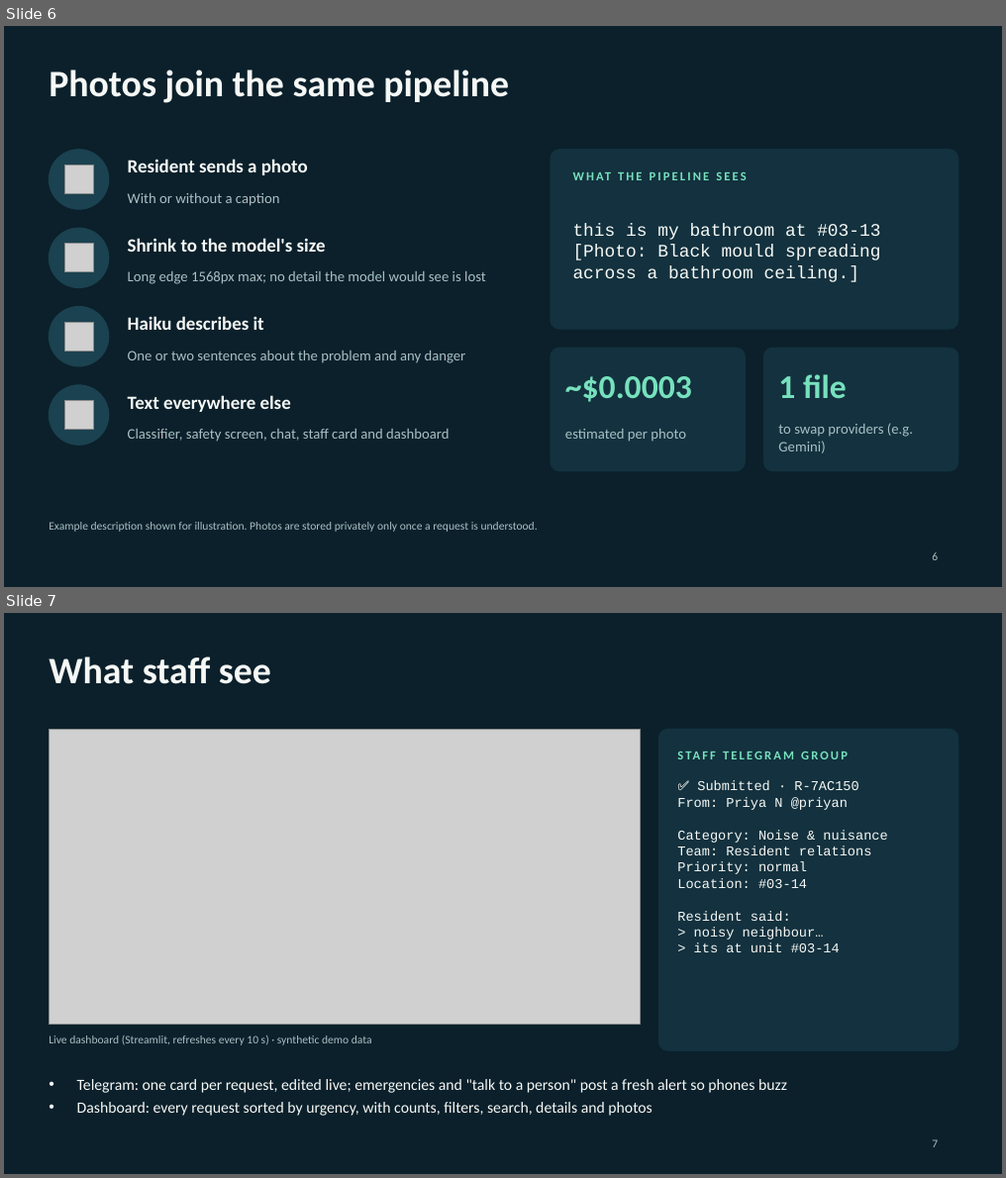
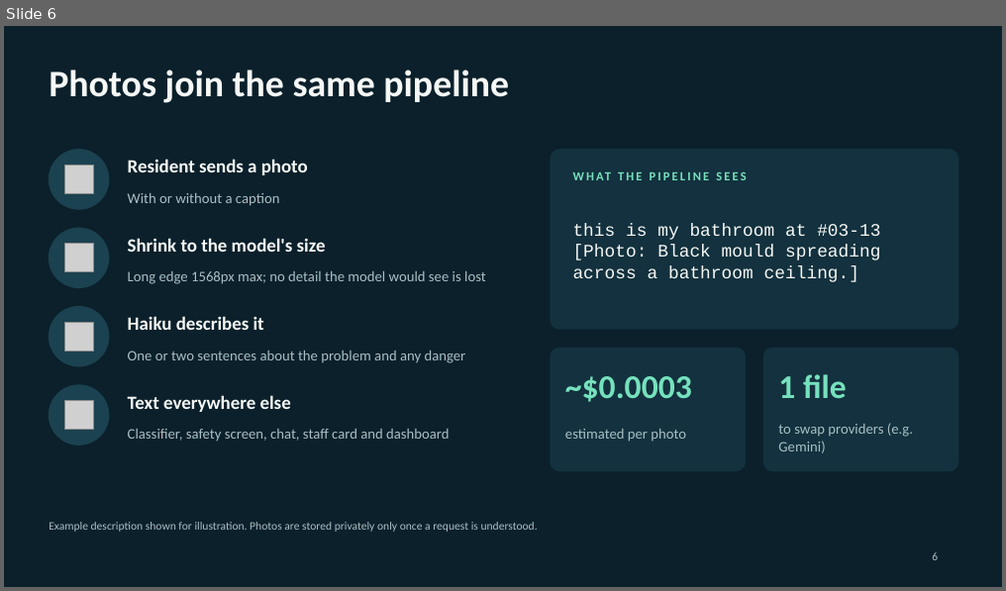
Before and after one commit to Skithrills/condo-request-classifier, a slide deck: output/slides/Condo_AI_Agent_Telegram_Bot.pptx. Shown one above the other, each under a label of ours: slides 6 and 7 before the commit, slide 6 after it. The pictures are 1006x1178 and 1006x591 pixels, drawn with LibreOffice and Linux fonts; fonts in the diff are those of the drawing; grey boxes stand for pictures. Boxes give left, top, right and bottom in pixels: in the first picture for what was removed or moved away, otherwise in the second. Text is boxed around its words. In the diff, an @@ line names an element or a change of style, - is before the commit and + after.

```diff
--- a/output/slides/Condo_AI_Agent_Telegram_Bot.pptx
+++ b/output/slides/Condo_AI_Agent_Telegram_Bot.pptx
@@ slide 7 removed at (4, 613, 1002, 1174), background #0B202B @@
@@ title removed at (49, 657, 271, 684) @@
-What staff see
@@ picture removed at (49, 729, 641, 1025) @@
@@ rounded rectangle removed at (659, 729, 958, 1051) @@
@@ text removed at (678, 744, 940, 766) @@
-STAFF TELEGRAM GROUP
@@ text removed at (677, 781, 887, 953) @@
-✅ Submitted · R-7AC150
-From: Priya N @priyan
-Category: Noise & nuisance
-Team: Resident relations
-Priority: normal
-Location: #03-14
-Resident said:
-> noisy neighbour…
-> its at unit #03-14
@@ text removed at (49, 1036, 372, 1046) @@
-Live dashboard (Streamlit, refreshes every 10 s) · synthetic demo data
@@ text removed at (77, 1079, 787, 1116) @@
-• Telegram: one card per request, edited live; emergencies and "talk to a person" post a fresh alert so phones buzz
-• Dashboard: every request sorted by urgency, with counts, filters, search, details and photos
@@ page number removed at (932, 1140, 938, 1148) @@
-7
```
Also in this commit, not shown: 3 slides changed, 1 slide added, 3 other files.
